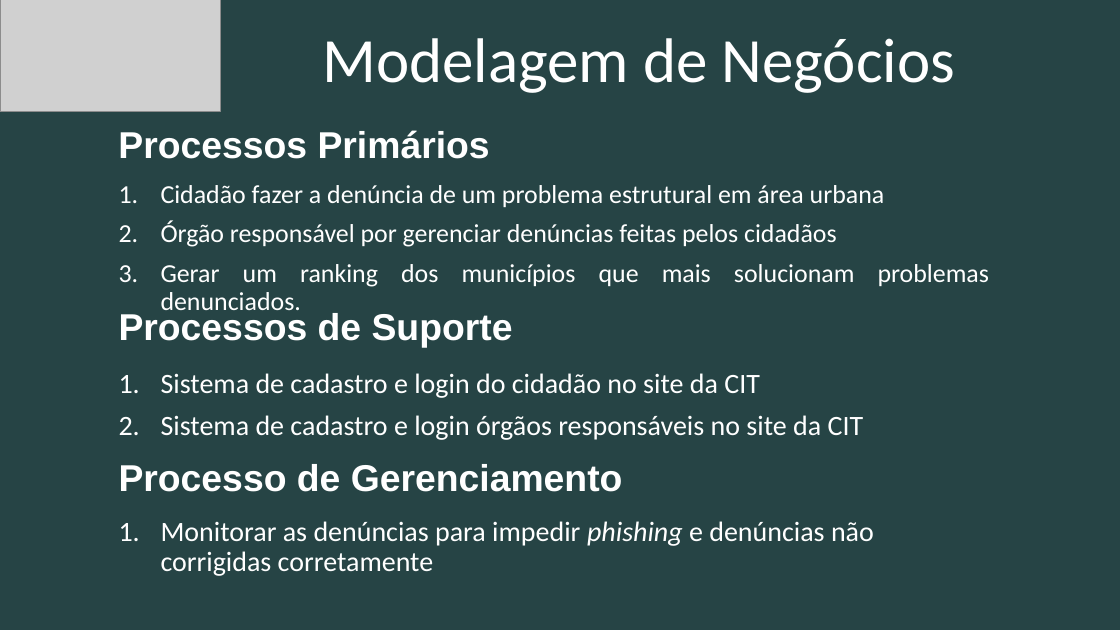
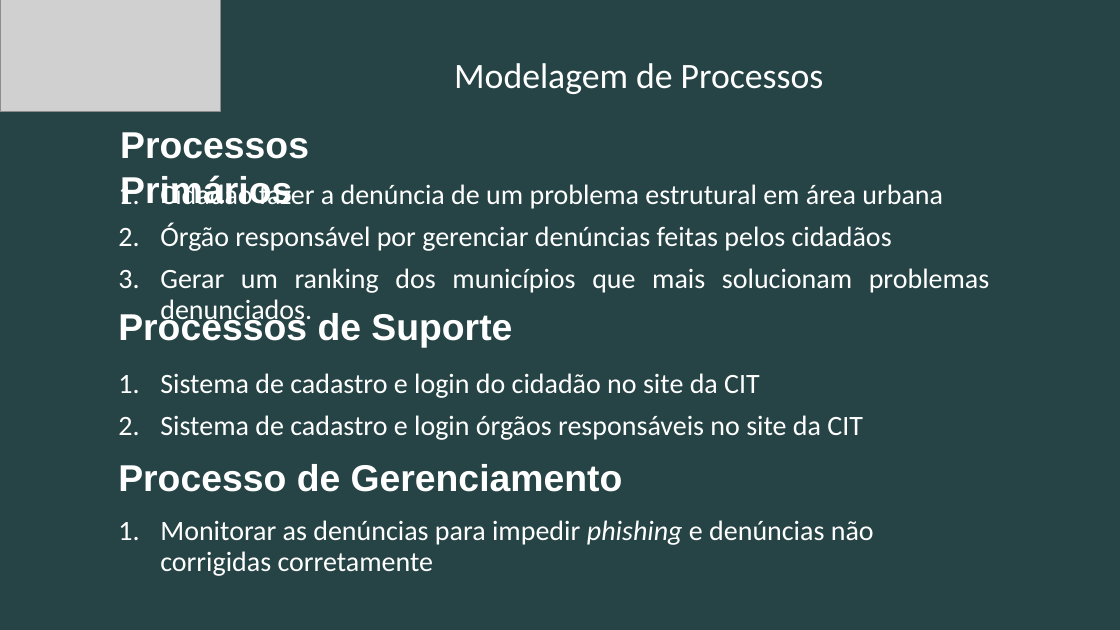
Before and after one commit to ICEI-PUC-Minas-PPLES-TI/plf-es-2020-2-tiii-0940100-cit, a slide deck: slide 6 of Divulgacao/Apresentacao/ProjetoCIT.pptx. Drawn at 1120x630 pixels with LibreOffice and Linux fonts; fonts in the diff are those of the drawing; grey boxes stand for pictures. Boxes give left, top, right and bottom in pixels: in the first picture for what was removed or moved away, otherwise in the second. Text is boxed around its words. In the diff, an @@ line names an element or a change of style, - is before the commit and + after.

Commit message:
Apresentacao correcao de titulo de processos

```diff
--- a/Divulgacao/Apresentacao/ProjetoCIT.pptx
+++ b/Divulgacao/Apresentacao/ProjetoCIT.pptx
@@ text at (454,63,824,94): text changed; size 54 to 30.6 pt @@
-Modelagem de Negócios
+Modelagem de Processos
@@ text "Processos Primários" rewrapped from (118,130,490,159) to (120,132,309,204) @@
@@ text "Cidadão fazer a denúncia de ..." at (160,181,990,325): size 22.2 to 24 pt @@
```
Also in this commit, not shown: 6 other slides changed.
